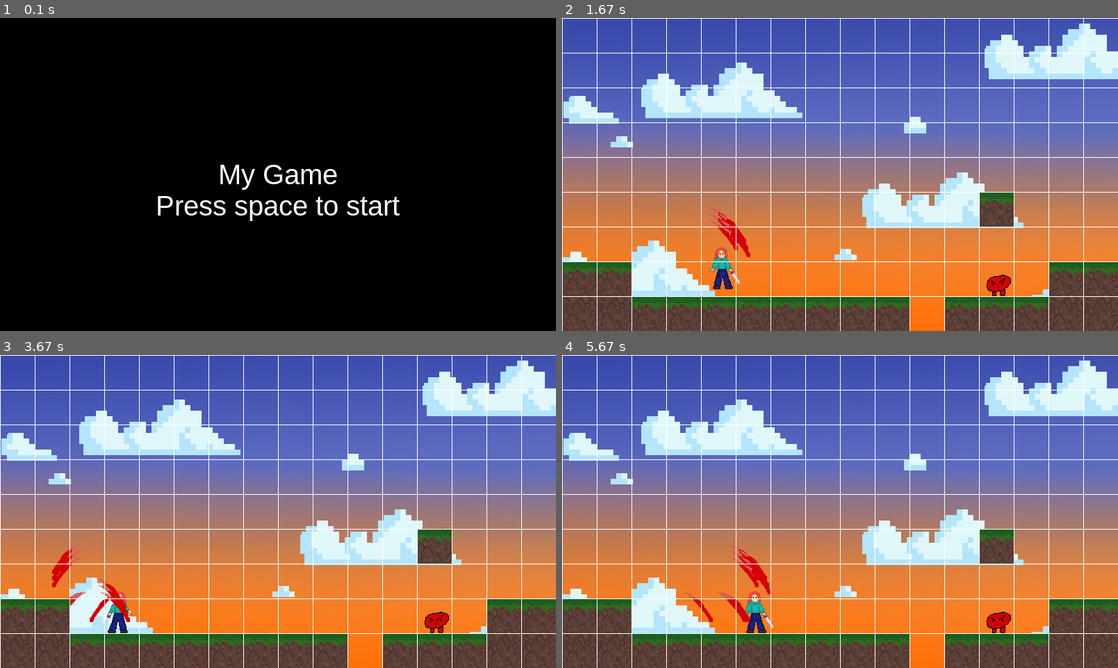
Above: before the commit, frames 1-4 (two rows, left to right).
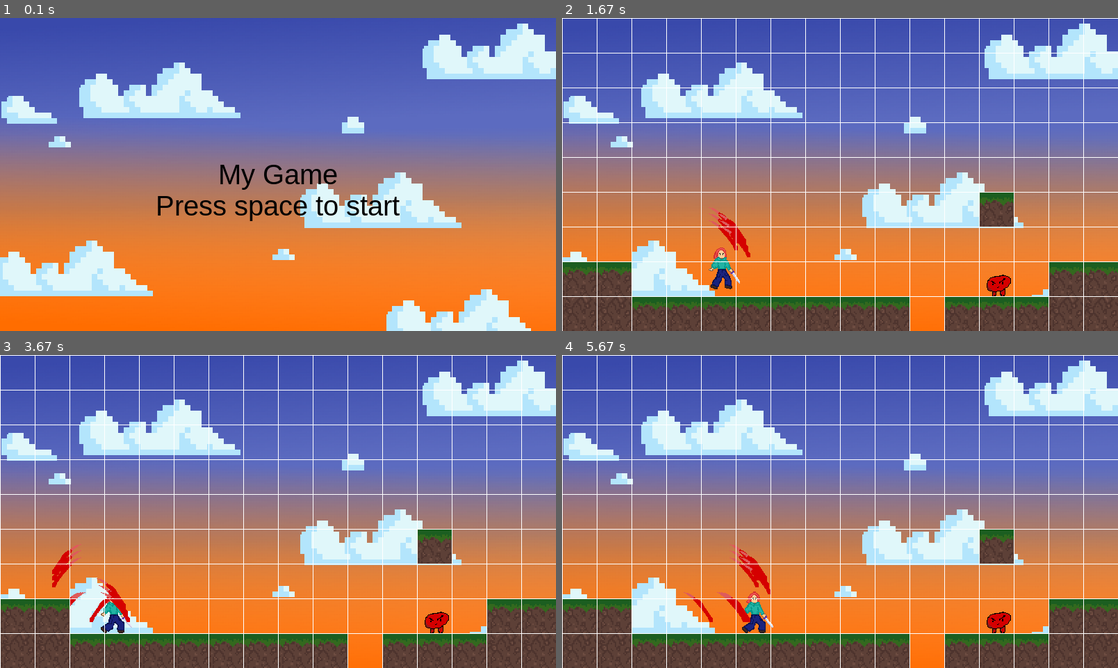
Above: after the commit, the same moments.

Repository: chadzinska/pygame_1
Game: pygame game, started from main.py
The game is run twice, just before and just after one commit, with the same random seed, the same clock (stepped at 60 frames per second) and the same inputs.
Inputs:
- Up to frame 1 (0.1 s): no input
- Up to frame 2 (1.67 s): tap Space at 0.33, 1.23, 1.57 s; hold Right 0.67-1.13 s; hold Up 1.17-1.47 s; hold Right from 1.5 s (still down)
- Up to frame 3 (3.67 s): tap Space at 1.87, 2.07, 2.37, 2.63, 2.93, 3.07, 3.47 s; release Right at 1.97 s; hold Left 2-2.53 s; hold Left 2.57-2.97 s; hold Up 3-3.37 s; hold Right from 3.4 s (still down)
- Up to frame 4 (5.67 s): tap Space at 3.77, 4.13, 4.43, 4.63, 4.93, 5.13, 5.47 s; release Right at 4.03 s; hold Left 4.07-4.53 s; hold Right 4.57-5.03 s; hold Up 5.07-5.37 s; hold Right from 5.4 s (still down)

The runs differ from the first frame. In frame 1, 100% of the frame differs, in the area x 0-100%, y 0-100%; in frame 2, 0.1%; in frame 3, 0.3%; in frame 4, 0.2%.

Commit message:
game over stuff
falling out of bounds added

Diff:
--- a/main.py
+++ b/main.py
@@ -42,13 +42,13 @@
         self.autocounter = 0
 
     def debug_manual(self):
-        print("whatever you want to check")
+        print(player.rect.x)
 
     def debug_auto(self):
         if self.autocounter < self.rate:
                 self.autocounter += 1
         else:
-            print("whatever you want to check")
+            print(player.rect.y, SCREEN_HEIGHT)
             self.autocounter = 0
 
     def update(self, pressed_keys):
@@ -57,7 +57,7 @@
         if pressed_keys[K_z] and self.man_enabled == True:
             self.debug_manual()
 
-debugger = Debugger(True, False)
+debugger = Debugger(False, False)
 
 
 class World():
@@ -122,7 +122,7 @@
         # animation variables
         self.images_right = []
         self.images_left = []
-        self.animation_speed = 15
+        self.animation_speed = 5 #lower is faster
         self.index = 0
         self.walk_counter = 0
         self.direction = 1
@@ -151,6 +151,7 @@
         self.width = self.surf.get_width()
         self.height = self.surf.get_height()
 
+
     def update(self, pressed_keys):
         dx = 0
         dy = 0
@@ -209,6 +210,14 @@
                     ''' note to self for future
                     use elif if you don't want the second condition to execute immediately after the first
                     '''
+        if self.rect.x <= 0:
+            self.rect.x = 0
+        if self.rect.x >= SCREEN_WIDTH - self.width:
+            self.rect.x = SCREEN_WIDTH - self.width
+        global game_state # has to be declared as global here for some reason
+        if self.rect.y > SCREEN_HEIGHT:
+            self.kill()
+            game_state = 'game-over'
 
         self.rect.x += dx
         self.rect.y += dy
@@ -262,10 +271,10 @@
 
 class StartMenu():
     def __init__(self):
-        screen.fill((0, 0, 0))
+        screen.blit(pygame.transform.scale(background_image, (SCREEN_WIDTH, SCREEN_HEIGHT)), (0, 0))
         font = pygame.font.SysFont('arial', 40)
-        title = font.render('My Game', True, (255, 255, 255))
-        start_button = font.render('Press space to start', True, (255, 255, 255))
+        title = font.render('My Game', True, (0,0,0))
+        start_button = font.render('Press space to start', True, (0,0,0))
         screen.blit(title, (SCREEN_WIDTH/2 - title.get_width()/2, SCREEN_HEIGHT/2 - title.get_height()/2))
         screen.blit(start_button, (SCREEN_WIDTH/2 - start_button.get_width()/2, SCREEN_HEIGHT/2 + start_button.get_height()/2))
         pygame.display.update()
@@ -280,7 +289,6 @@
         screen.blit(start_button, (SCREEN_WIDTH/2 - start_button.get_width()/2, SCREEN_HEIGHT/2 + start_button.get_height()/2))
         pygame.display.update()
 
-player = Player(100, 200)
 
 all_sprites = pygame.sprite.Group() # A container class to hold and manage multiple Sprite objects. https://www.pygame.org/docs/ref/sprite.html#pygame.sprite.Group
 
@@ -291,7 +299,6 @@
 running = True
 
 while running:
-
     if game_state == 'start':
         StartMenu()
         for event in pygame.event.get():
@@ -301,14 +308,13 @@
                     running = False
 
                 if event.key == K_SPACE:
+                    player = Player(100, 200)
                     game_state = 'game'
 
             if event.type == QUIT:
                 running = False
 
-    if game_state == 'game-over':
-        # there's currently no way for game state to be set to game over - once we add dying
-        # it will take you here
+    elif game_state == 'game-over':
         GameOverMenu()
         for event in pygame.event.get():
             if event.type == KEYDOWN:
@@ -319,12 +325,13 @@
                     game_state = 'start'
 
                 if event.key == K_r:
+                    player = Player(100, 200)
                     game_state = 'game'
 
             if event.type == QUIT:
                 running = False
 
-    if game_state == 'game':
+    elif game_state == 'game':
         screen.blit(pygame.transform.scale(background_image, (SCREEN_WIDTH, SCREEN_HEIGHT)), (0, 0))
 
         for event in pygame.event.get():
